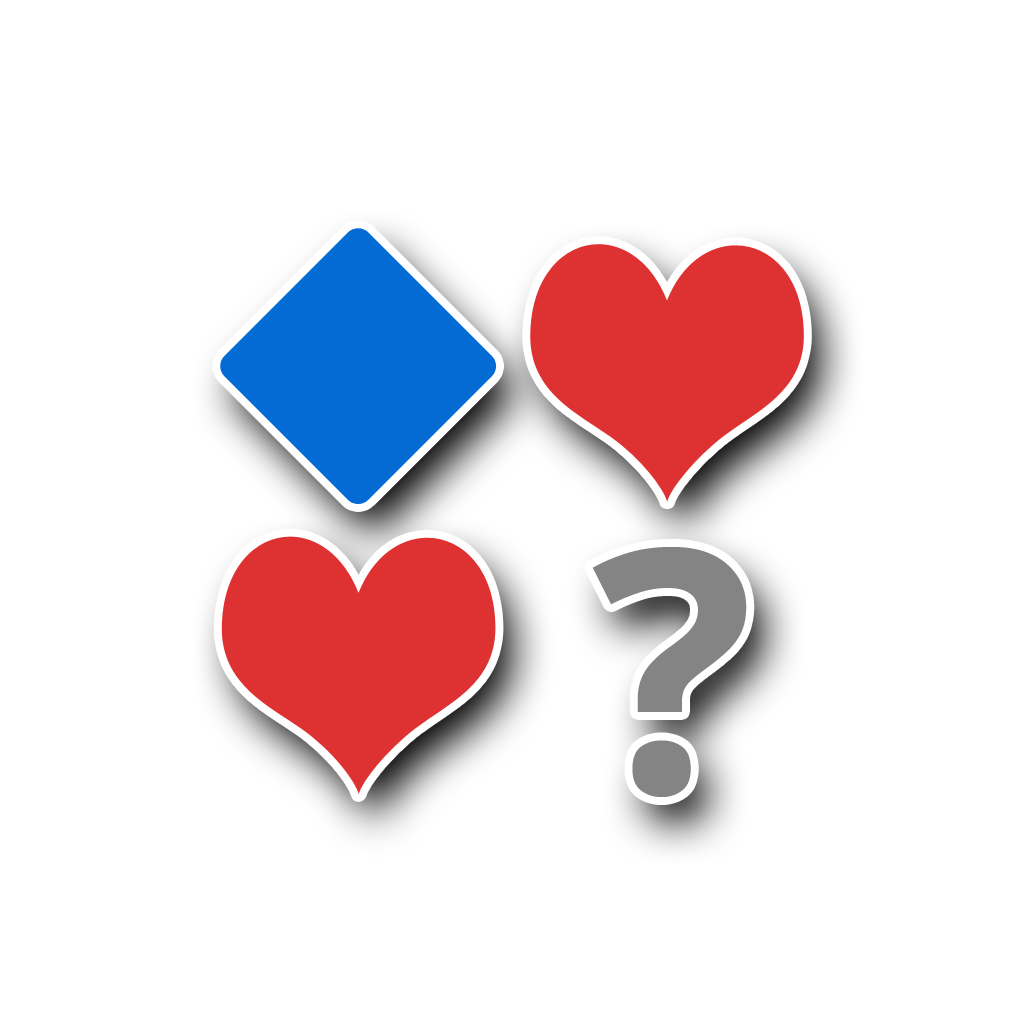
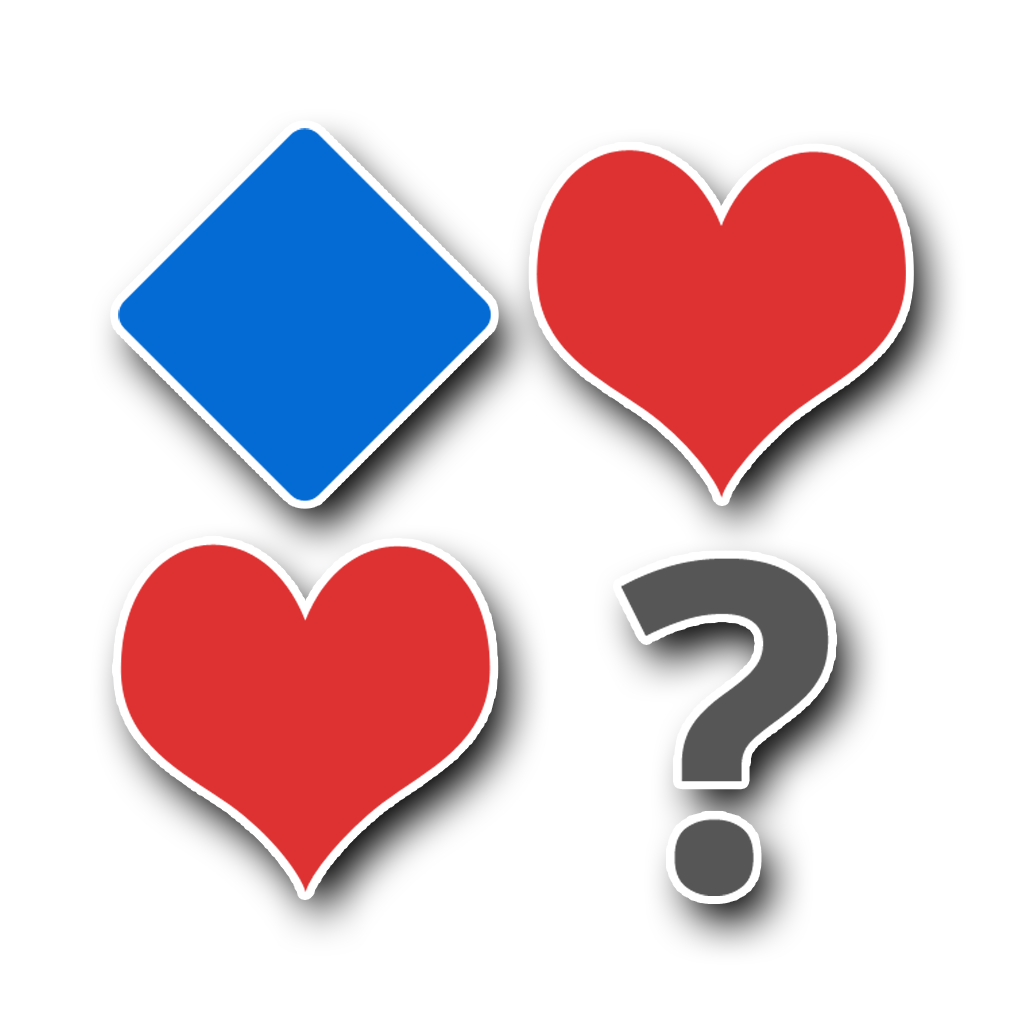
Before/after of a 1024 × 1024 layered artwork. What changed in the layer stack:
painted on "Layer 1" over [118,128,906,896]
